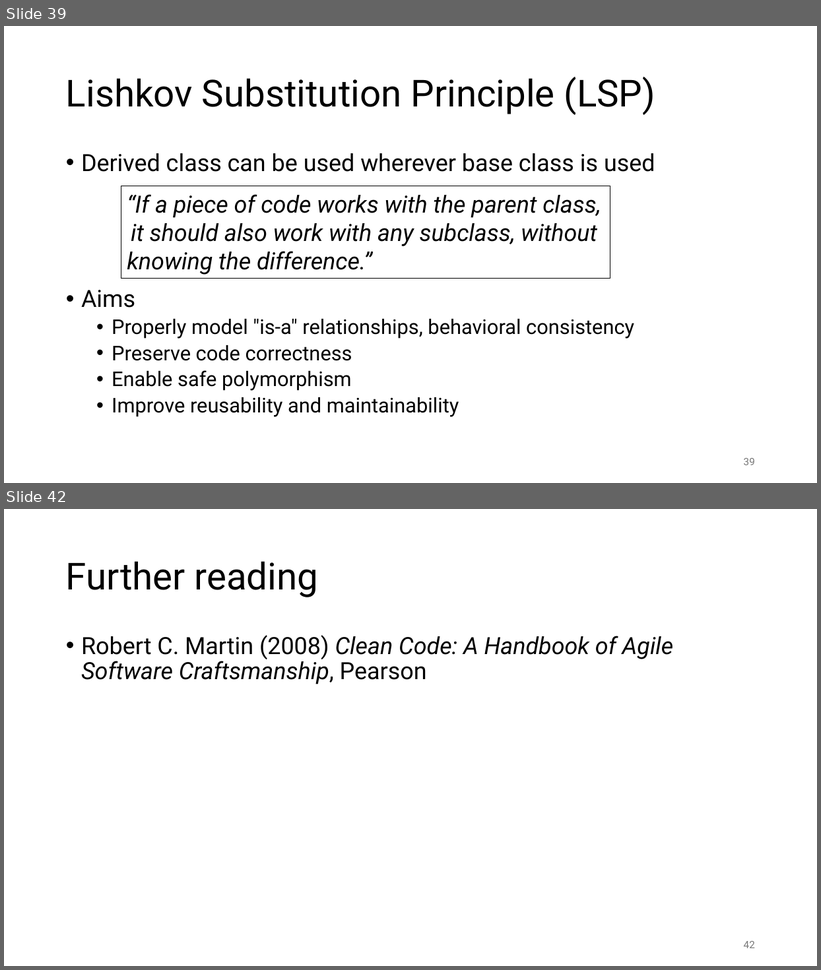
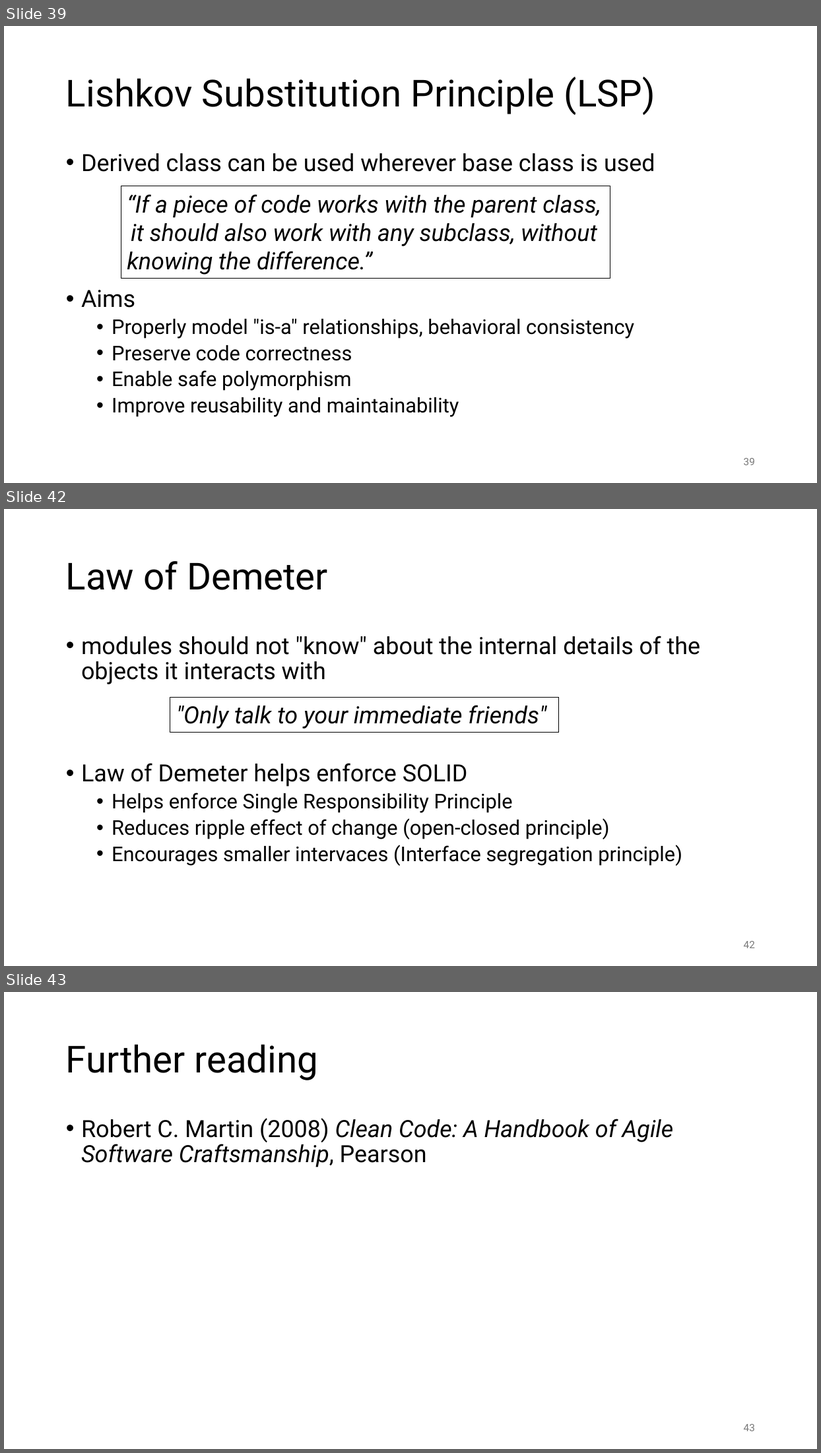
Before and after one commit to gjbex/C-plus-plus-software-engineering, a slide deck: cpp_software_engineering.pptx. Shown one above the other, each under a label of ours: slides 39 and 42 before the commit, slides 39, 42 and 43 after it; the slides between them are not shown. The pictures are 821x970 and 821x1453 pixels, drawn with LibreOffice and Linux fonts; fonts in the diff are those of the drawing. Boxes give left, top, right and bottom in pixels: in the first picture for what was removed or moved away, otherwise in the second. Text is boxed around its words. In the diff, an @@ line names an element or a change of style, - is before the commit and + after.

Commit message:
Add slide on Law of Demeter

```diff
--- a/cpp_software_engineering.pptx
+++ b/cpp_software_engineering.pptx
@@ slide 42 added at <box>4,509,817,966</box>, background #FFFFFF @@
@@ title added at <box>66,561,328,590</box>, 44 pt, text #000000 @@
+Law of Demeter
@@ text added at <box>81,636,701,866</box>, 24 pt, text #000000 @@
+• modules should not "know" about the internal details of the objects it interacts with
+• Law of Demeter helps enforce SOLID
+  • Helps enforce Single Responsibility Principle
+  • Reduces ripple effect of change (open-closed principle)
+  • Encourages smaller intervaces (Interface segregation principle)
@@ rectangle added at <box>170,698,559,732</box>, outline #000000 0.75 pt, 28 pt, text #000000, italic @@
+"Only talk to your immediate friends"
@@ page number added at <box>744,941,755,949</box>, 12 pt, text #797979 @@
+42
@@ what was slide 42 is now slide 43 @@
@@ page number at <box>744,1424,755,1432</box>: text changed @@
-42
+43
```
Also in this commit, not shown: 4 slides changed.
